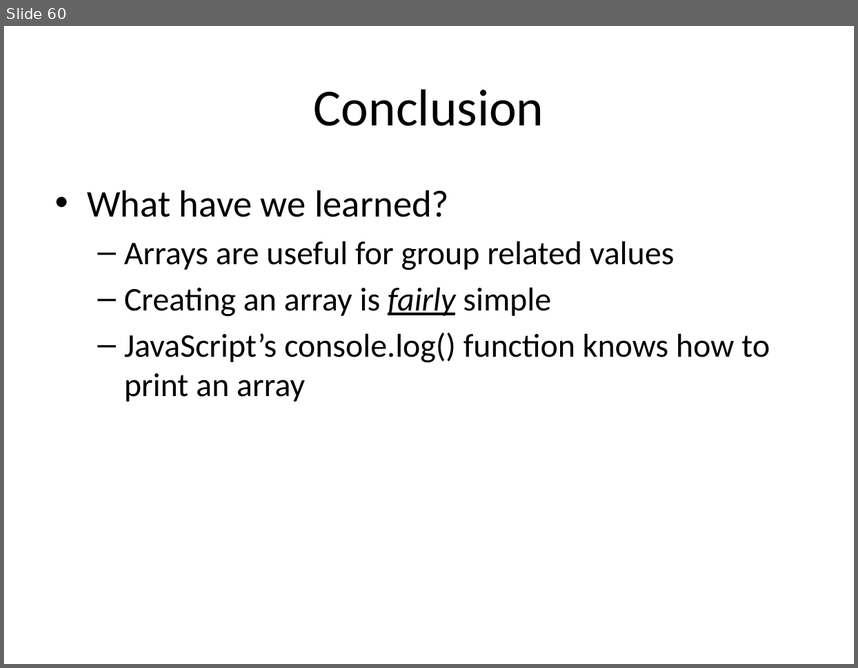
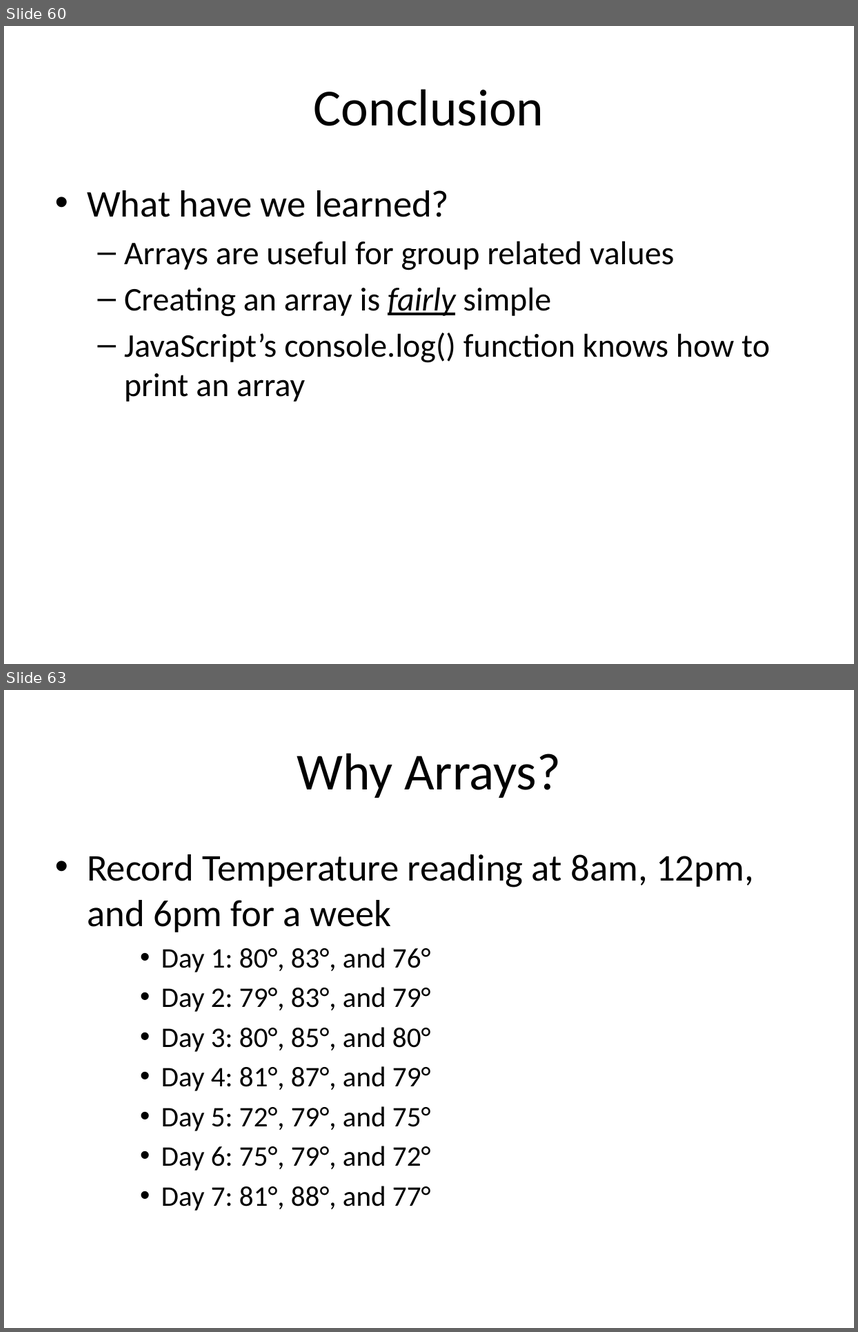
Before and after one commit to xiliax/web-programming-fundamentals, a slide deck: docs/learn-computer-programming.pptx. Shown one above the other, each under a label of ours: slide 60 before the commit, slides 60 and 63 after it; the slides between them are not shown. The pictures are 858x668 and 858x1332 pixels, drawn with LibreOffice and Linux fonts; fonts in the diff are those of the drawing. Boxes give left, top, right and bottom in pixels: in the first picture for what was removed or moved away, otherwise in the second. Text is boxed around its words. In the diff, an @@ line names an element or a change of style, - is before the commit and + after.

Commit message:
Documenation and slides update for c05s11 - Arrays : More On Usage

```diff
--- a/docs/learn-computer-programming.pptx
+++ b/docs/learn-computer-programming.pptx
@@ slide 63 added at (4, 690, 854, 1328), background #FFFFFF @@
@@ title added at (297, 753, 561, 798), 44 pt, text #000000 @@
+Why Arrays?
@@ text added at (87, 854, 754, 1210), 24 pt, text #000000 @@
+• Record Temperature reading at 8am, 12pm, and 6pm for a week
+    • Day 1: 80°, 83°, and 76°
+    • Day 2: 79°, 83°, and 79°
+    • Day 3: 80°, 85°, and 80°
+    • Day 4: 81°, 87°, and 79°
+    • Day 5: 72°, 79°, and 75°
+    • Day 6: 75°, 79°, and 72°
+    • Day 7: 81°, 88°, and 77°
```
Also in this commit, not shown: 7 other slides added, 8 other files.
